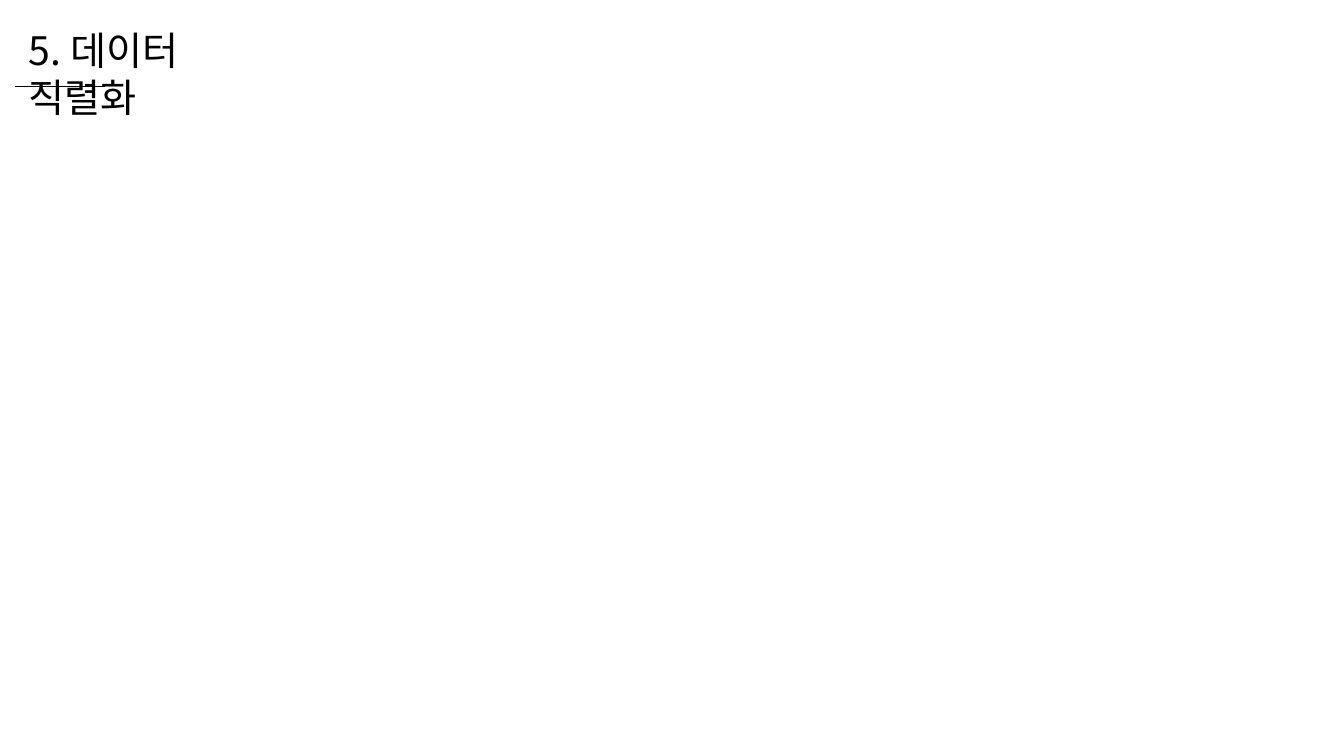
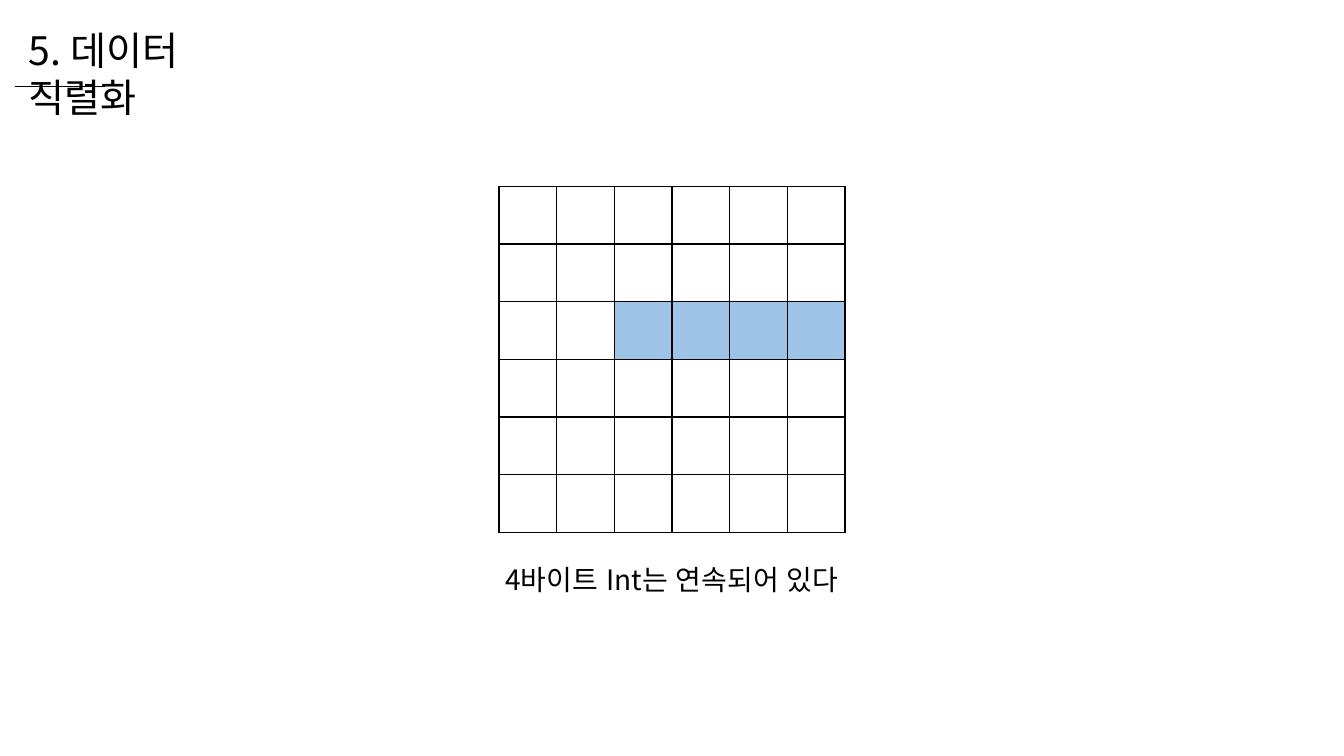
Before and after one commit to WooLyung/2022-Unity-Lecture, a slide deck: slide 45 of 4 - 데이터 관리 기초.pptx. Drawn at 1344x756 pixels with LibreOffice and Linux fonts; fonts in the diff are those of the drawing. Boxes give left, top, right and bottom in pixels: in the first picture for what was removed or moved away, otherwise in the second. Text is boxed around its words. In the diff, an @@ line names an element or a change of style, - is before the commit and + after.

```diff
--- a/4 - 데이터 관리 기초.pptx
+++ b/4 - 데이터 관리 기초.pptx
@@ group added at bbox=[499, 187, 845, 532]: 36 rectangles @@
@@ text added at bbox=[505, 566, 839, 593], 20 pt, text #000000 @@
+4바이트 Int는 연속되어 있다
```
Also in this commit, not shown: 3 other slides changed, 18 slides added.
